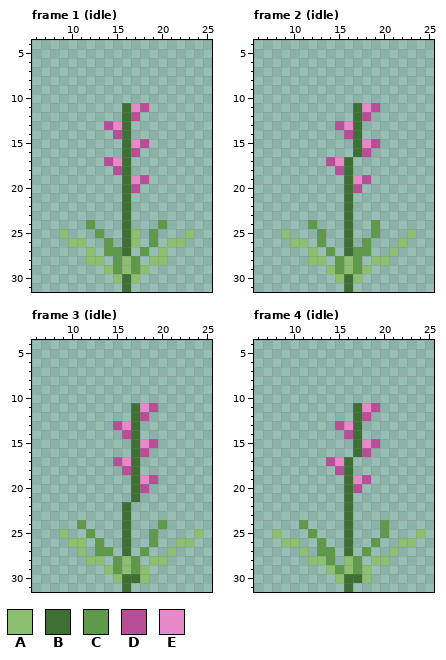
One commit to this pixel-art file: Assets/Plantas/orquidea_zona_central.aseprite. This is how it looked before the edit.
32x32 pixels, 8 frames. Shown: frame 1 (idle): x 6..25, y 4..31; frame 2 (idle): x 6..25, y 4..31; frame 3 (idle): x 6..25, y 4..31; frame 4 (idle): x 6..25, y 4..31. The commit also changed other frames, which this record leaves out.
Palette (. is transparent): A #8cc070  B #3e7034  C #5e9a4a  D #b84e98  E #e888c8
Pixels before, frame 1 (idle), first column x 9:
11 .......BED.....
12 .......BD......
13 .....DEB.......
14 ......DB.......
15 .......BED.....
16 .......BD......
17 .....DEB.......
18 ......DB.......
19 .......BED.....
20 .......BD......
21 .......B.......
22 .......B.......
23 .......B.......
24 ...C...B...C...
25 A...C..BA.C...A
26 .AA..C.BA.C.AA.
27 ...A.CCB.C.A...
28 ...AA.CAC.AA...
29 .....ACACA.....
30 ......ABA......
31 .......B.......
Pixels before, frame 2 (idle), first column x 9:
11 ........BED....
12 ........BD.....
13 ......DEB......
14 .......DB......
15 ........BED....
16 ........BD.....
17 .....DEB.......
18 ......DB.......
19 .......BED.....
20 .......BD......
21 .......B.......
22 .......B.......
23 .......B.......
24 ...C...B..C....
25 A...C..B..C...A
26 .AA.C..B.C...A.
27 ...A.C.BCC..A..
28 ...AA.CAC.AA...
29 .....ACACA.....
30 ......ABA......
31 .......B.......
Pixels before, frame 3 (idle), first column x 9:
11 ........BED.....
12 ........BD......
13 ......DEB.......
14 .......DB.......
15 ........BED.....
16 ........BD......
17 ......DEB.......
18 .......DB.......
19 ........BED.....
20 ........BD......
21 ........B.......
22 .......B........
23 .......B........
24 ..C....B...C....
25 A..C...B..C....A
26 .AA.C..B..C..AA.
27 ..A.CC.B.C..A...
28 ...AA.CAC.AA....
29 .....ACACA......
30 ......ABBA......
31 .......B........
Pixels before, frame 4 (idle), first column x 8:
11 .........BED.....
12 .........BD......
13 .......DEB.......
14 ........DB.......
15 .........BED.....
16 .........BD......
17 ......DEB........
18 .......DB........
19 ........BED......
20 ........BD.......
21 ........B........
22 ........B........
23 ........B........
24 ...C....B...C....
25 A...C...B...C...A
26 .AA..C..B..C..AA.
27 ...A.CC.B.C..A...
28 ....AAC.AC.AA....
29 ......ACACA......
30 .......ABBA......
31 ........B........
The result:
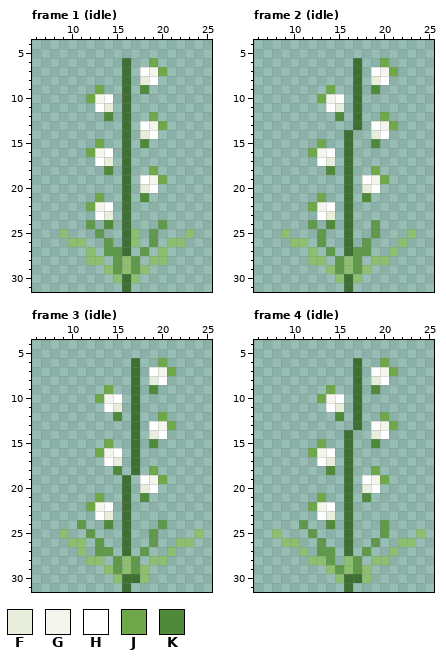
Colours new in this view: F #e8eedc  G #f4f6ee  H #ffffff  J #6ea848  K #4e8a3a
Difference:
Changed rows in their new state; - is an unchanged pixel.
Frame 1 (idle):
first column x 12:
 6 ----B--J-
 7 ----B-HGJ
 8 ----B-FH-
 9 -J--B-K--
10 JGH-B----
11 -HF--..--
12 --K--.-J-
13 --..--HGJ
14 ---.--FH-
15 -J---.K--
16 JGH--.---
17 -HF.-----
18 --K.---J-
19 -----.HGJ
20 -----.FH-
21 -J----K--
22 JGH------
23 -HF------
24 --K------
Frame 2 (idle):
first column x 12:
 6 -----B--J-
 7 -----B-HGJ
 8 -----B-FH-
 9 --J--B-K--
10 -JGH-B----
11 --HF--..--
12 ---K--.-J-
13 ---..--HGJ
14 ----B.-FH-
15 -J--B..K--
16 JGH-B..---
17 -HF.------
18 --K.---J--
19 -----.HGJ-
20 -----.FH--
21 -J----K---
22 JGH-------
23 -HF-------
24 --K-------
Frame 3 (idle):
first column x 12:
 6 -----B--J-
 7 -----B-HGJ
 8 -----B-FH-
 9 --J--B-K--
10 -JGH-B----
11 --HF--..--
12 ---K--.-J-
13 ---..--HGJ
14 ----.--FH-
15 --J---.K--
16 -JGH--.---
17 --HF.-----
18 ---K.--J--
19 ----B.HGJ-
20 ----B.FH--
21 -J--B.K---
22 JGH-------
23 -HF-------
24 --K-------
Frame 4 (idle): the same change as frame 2 (idle)
Changed places in both pictures, as pixel boxes (x1, y1, x2, y2):
changed: (86, 58, 167, 229)
changed: (308, 58, 398, 229)
changed: (86, 358, 176, 529)
changed: (308, 358, 398, 529)
